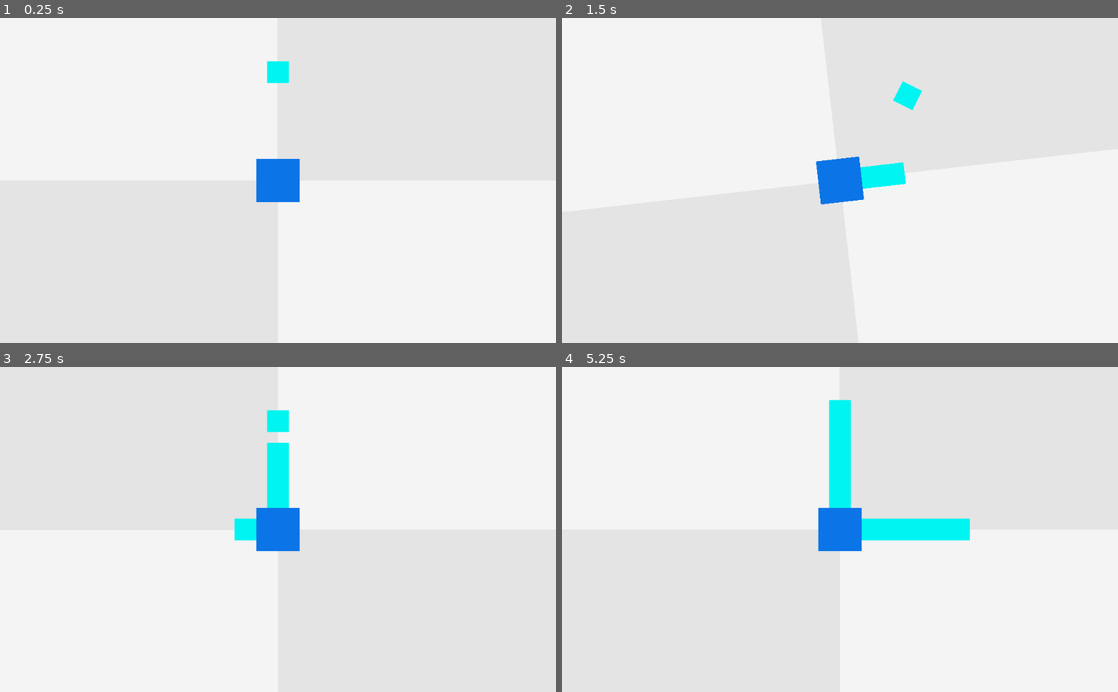
Above: before the commit, frames 1-4 (two rows, left to right).
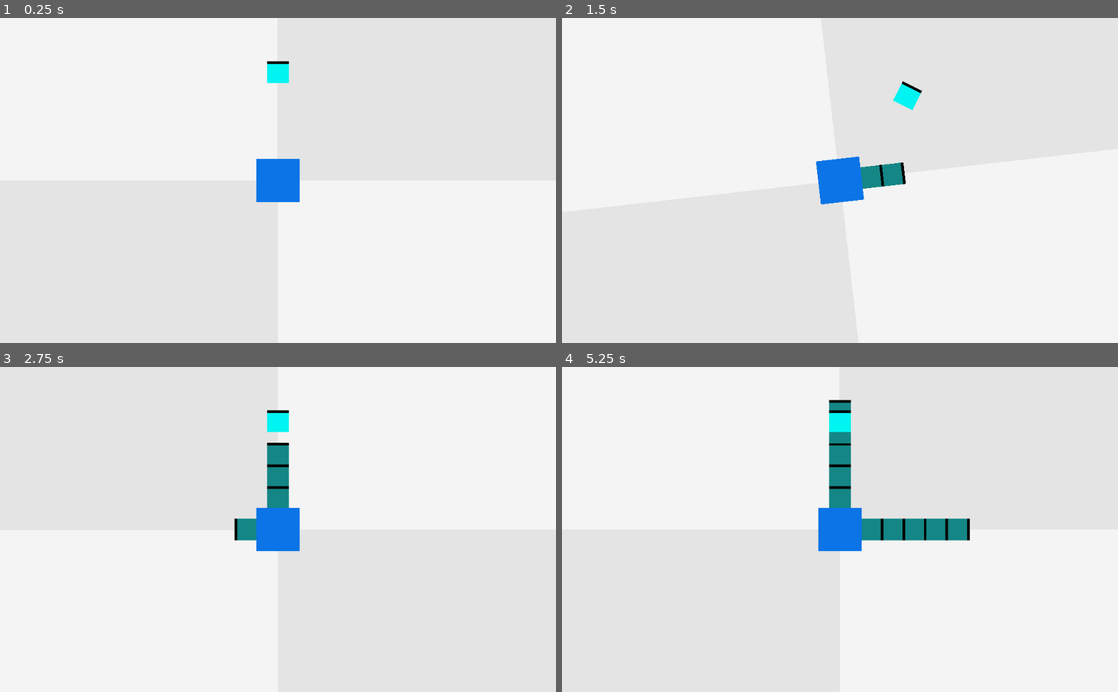
Above: after the commit, the same moments.

Repository: KeatonMueller/polymonous
Game: Godot game, scene res://MainScene.tscn
The game is run twice, just before and just after one commit, with the same random seed, the same clock (stepped at 60 frames per second) and the same inputs.
Inputs:
- Up to frame 1 (0.25 s): no input
- Up to frame 2 (1.5 s): tap Enter at 0.5 s; hold Right (rot_right) 0.53-1.28 s; tap S (drop) at 0.6, 1.35 s; tap Space at 1.25 s; hold Left (rot_left) from 1.28 s (still down)
- Up to frame 3 (2.75 s): release Left (rot_left) at 2.03 s; hold Right (rot_right) from 2.03 s (still down); tap S (drop) at 2.1 s
- Up to frame 4 (5.25 s): tap Enter at 2.75, 4.25 s; tap S (drop) every 0.75 s from 2.85 to 5.1 s; tap Space at 3.5, 5 s; release Right (rot_right) at 3.53 s; hold Left (rot_left) from 3.53 s (still down)

The runs differ from the first frame. In frame 1, less than 0.1% of the frame differs, in the area x 48-52%, y 13-15%; in frame 2, 0.6%; in frame 3, 1.1%; in frame 4, 2.4%, in the area x 48-74%, y 10-54%.

Commit message:
comments and change box

Diff:
--- a/Box.tscn
+++ b/Box.tscn
@@ -21,6 +21,18 @@
 "update": 0,
 "values": [ Vector2( -20, -20 ), Vector2( -35, -20 ), Vector2( -20, -20 ) ]
 }
+tracks/1/type = "value"
+tracks/1/path = NodePath("ColorRect2:rect_position")
+tracks/1/interp = 1
+tracks/1/loop_wrap = true
+tracks/1/imported = false
+tracks/1/enabled = true
+tracks/1/keys = {
+"times": PoolRealArray( 0, 0.05, 0.15 ),
+"transitions": PoolRealArray( 1, 1, 1 ),
+"update": 0,
+"values": [ Vector2( -20, -20 ), Vector2( -35, -20 ), Vector2( -20, -20 ) ]
+}
 
 [sub_resource type="Animation" id=3]
 resource_name = "sway_right"
@@ -33,6 +45,18 @@
 tracks/0/imported = false
 tracks/0/enabled = true
 tracks/0/keys = {
+"times": PoolRealArray( 0, 0.05, 0.15 ),
+"transitions": PoolRealArray( 1, 1, 1 ),
+"update": 0,
+"values": [ Vector2( -20, -20 ), Vector2( -5, -20 ), Vector2( -20, -20 ) ]
+}
+tracks/1/type = "value"
+tracks/1/path = NodePath("ColorRect2:rect_position")
+tracks/1/interp = 1
+tracks/1/loop_wrap = true
+tracks/1/imported = false
+tracks/1/enabled = true
+tracks/1/keys = {
 "times": PoolRealArray( 0, 0.05, 0.15 ),
 "transitions": PoolRealArray( 1, 1, 1 ),
 "update": 0,
@@ -53,6 +77,16 @@
 "_edit_use_anchors_": false
 }
 
+[node name="ColorRect2" type="ColorRect" parent="."]
+margin_left = -20.0
+margin_top = -20.0
+margin_right = 20.0
+margin_bottom = -15.0
+color = Color( 0, 0, 0, 1 )
+__meta__ = {
+"_edit_use_anchors_": false
+}
+
 [node name="CollisionShape2D" type="CollisionShape2D" parent="."]
 visible = false
 position = Vector2( -0.219711, 0 )
--- a/MainScene.gd
+++ b/MainScene.gd
@@ -13,12 +13,14 @@
 	Action.ROT_RIGHT: 1
 }
 
+# misc constants
 const ROT_SPEED: float = 0.2;
 const PRECISION: int = 6;
 const INITIAL_HEIGHT: float = 200.0;
 
+# nodes and resources
 const Box = preload("res://Box.tscn");
-onready var tw: Tween = get_node("Tween");
+var tw: Tween;
 var base: StaticBody2D;
 var cam: Camera2D;
 var anim: AnimationPlayer;
@@ -30,6 +32,7 @@
 var theta_display: float = theta_calc + theta_offset;
 var curr_height: float = 200.0;
 
+# action values
 var drop_vector: Vector2 = Vector2();
 var drop_speed: float = 5.0;
 var dropping: bool = false;
@@ -46,27 +49,27 @@
 	base = get_node("Base");
 	cam = base.get_node("Camera2D");
 	calc_thetas(base.num_sides);
-	# load initial box
 	new_box();
 
 func _physics_process(delta):
+	# check for each action
 	for action in Action.values():
 		if Input.is_action_just_pressed(action):
 			action_list.append(action);
 			break;
-
+	# perform pending action if idle
 	if action_list.size() > 0 and not tweening and not dropping:
 		next_action = action_list.pop_front();
 		if next_action != Action.DROP:
 			rotate(Direction[next_action]);
 		else:
 			drop();
-
+	# update curr_box position if tweening
 	if tweening:
 		theta_display = theta_calc + theta_offset;
 		curr_box.position.x = cos(theta_display) * curr_height;
 		curr_box.position.y = sin(theta_display) * curr_height;
-
+	# update curr_box position if dropping
 	if dropping:
 		var move_vector = Vector2(drop_vector);
 		move_vector.x *= delta * drop_speed;
@@ -77,12 +80,15 @@
 			new_box();
 
 func lock_box():
+	# deactivate dropped box
+	curr_box.deactivate();
+	# record dropped box
 	var key = approx(theta_display, PRECISION);
 	if boxes.has(key):
 		boxes[key].append(curr_box);
 	else:
 		boxes[key] = [curr_box];
-
+	# erase if all are populated
 	if boxes.size() == base.num_sides:
 		for theta in boxes.keys():
 			remove_child(boxes[theta].pop_front());
@@ -90,17 +96,17 @@
 				boxes.erase(theta);
 
 func new_box():
+	# instantiate new box
 	curr_box = Box.instance();
 	anim = curr_box.get_node("AnimationPlayer");
 	curr_height = INITIAL_HEIGHT;
-	var new_pos = Vector2();
-	new_pos.x = cos(theta_display) * curr_height;
-	new_pos.y = sin(theta_display) * curr_height;
-	curr_box.position = new_pos;
+	curr_box.position.x = cos(theta_display) * curr_height;
+	curr_box.position.y = sin(theta_display) * curr_height;
 	curr_box.rotation = theta_calc;
 	add_child(curr_box);
 
-func calc_thetas(num_sides):
+func calc_thetas(num_sides: int):
+	# calculate possible thetas for given number of sides
 	var rot_delta = 2 * PI / num_sides;
 	var left_dir = Direction[Action.ROT_LEFT];
 	var right_dir = Direction[Action.ROT_RIGHT];
@@ -108,23 +114,33 @@
 	Adjacent[left_dir] = {};
 	Adjacent[right_dir] = {};
 	var theta = -rot_delta;
+	# calculate all possible rotation values
 	for _i in range(num_sides + 2):
 		rotations.append(approx(theta, PRECISION));
 		theta += rot_delta;
+	# record adjacent rotations
 	for i in range(num_sides + 1):
 		Adjacent[right_dir][rotations[i]] = rotations[i + 1];
 		Adjacent[left_dir][rotations[i + 1]] = rotations[i];
+	# wrap values to ensure all thetas stay from [0, 2PI]
 	Wrap.clear();
 	Wrap[rotations[0]] = rotations[num_sides];
 	Wrap[rotations[num_sides + 1]] = rotations[1];
 
 func drop():
+	# initialize drop_vector
 	var dist = curr_box.position.distance_to(base.position);
 	drop_vector.x = cos(theta_display) * -dist;
 	drop_vector.y = sin(theta_display) * -dist;
 	dropping = true;
 
 func rotate(rot_dir):
+	# perform a rotation to an adjacent side by tweening:
+	#	- curr_box position
+	#	- curr_box rotation
+	#	- camera rotation
+
+	# tween curr_box rotation
 	var box_rot = approx(curr_box.rotation, PRECISION);
 	var next_box_rot = Adjacent[rot_dir][box_rot];
 	tw.interpolate_property(
@@ -136,7 +152,7 @@
 		Tween.TRANS_SINE,
 		Tween.EASE_IN_OUT
 	);
-
+	# tween theta_calc (which determines curr_box position)
 	var th = approx(theta_calc, PRECISION);
 	var next_th = Adjacent[rot_dir][th];
 	tw.interpolate_property(
@@ -148,7 +164,7 @@
 		Tween.TRANS_SINE,
 		Tween.EASE_IN_OUT
 	);
-
+	# tween camera rotation
 	var cam_rot = approx(cam.rotation, PRECISION);
 	var next_cam_rot = Adjacent[rot_dir][cam_rot];
 	tw.interpolate_property(
@@ -160,32 +176,38 @@
 		Tween.TRANS_CUBIC,
 		Tween.EASE_OUT
 	);
-
+	# start tweening
 	tweening = true;
 	tw.start();
 	last_dir = rot_dir;
 
 func _on_Tween_tween_completed(object, key):
 	if object == curr_box and key == ":rotation":
+		# wrap rotation if outside of [0, 2PI]
 		var rot = approx(curr_box.rotation, PRECISION);
 		if Wrap.has(rot):
 			curr_box.rotation = Wrap[rot];
 	elif object == self and key == ":theta_calc":
+		# wrap theta_calc if outside of [0, 2PI]
 		var th = approx(theta_calc, PRECISION);
 		if Wrap.has(th):
 			theta_calc = Wrap[th];
 		theta_display = theta_calc + theta_offset;
+		# trigger ending animation
 		if last_dir == Direction[Action.ROT_LEFT]:
 			anim.play("sway_left");
 		elif last_dir == Direction[Action.ROT_RIGHT]:
 			anim.play("sway_right");
 	elif object == cam and key == ":rotation":
+		# wrap rotation if outside of [0, 2PI]
 		var rot = approx(cam.rotation, PRECISION);
 		if Wrap.has(rot):
 			cam.rotation = Wrap[rot];
 
 func _on_Tween_tween_all_completed():
+	# set all tweening to false
 	tweening = false;
 
 func approx(num, precision):
+	# round to given number of decimals
 	return stepify(num, pow(10, -precision));
